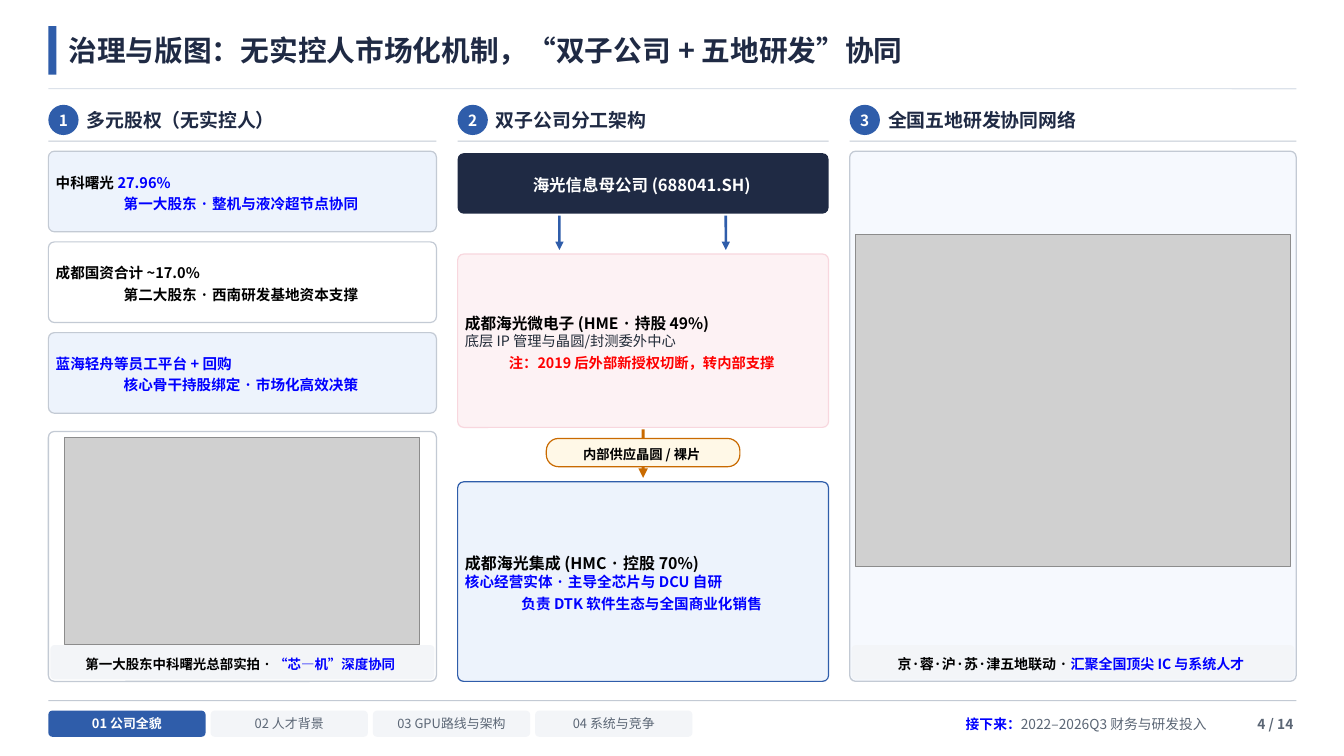
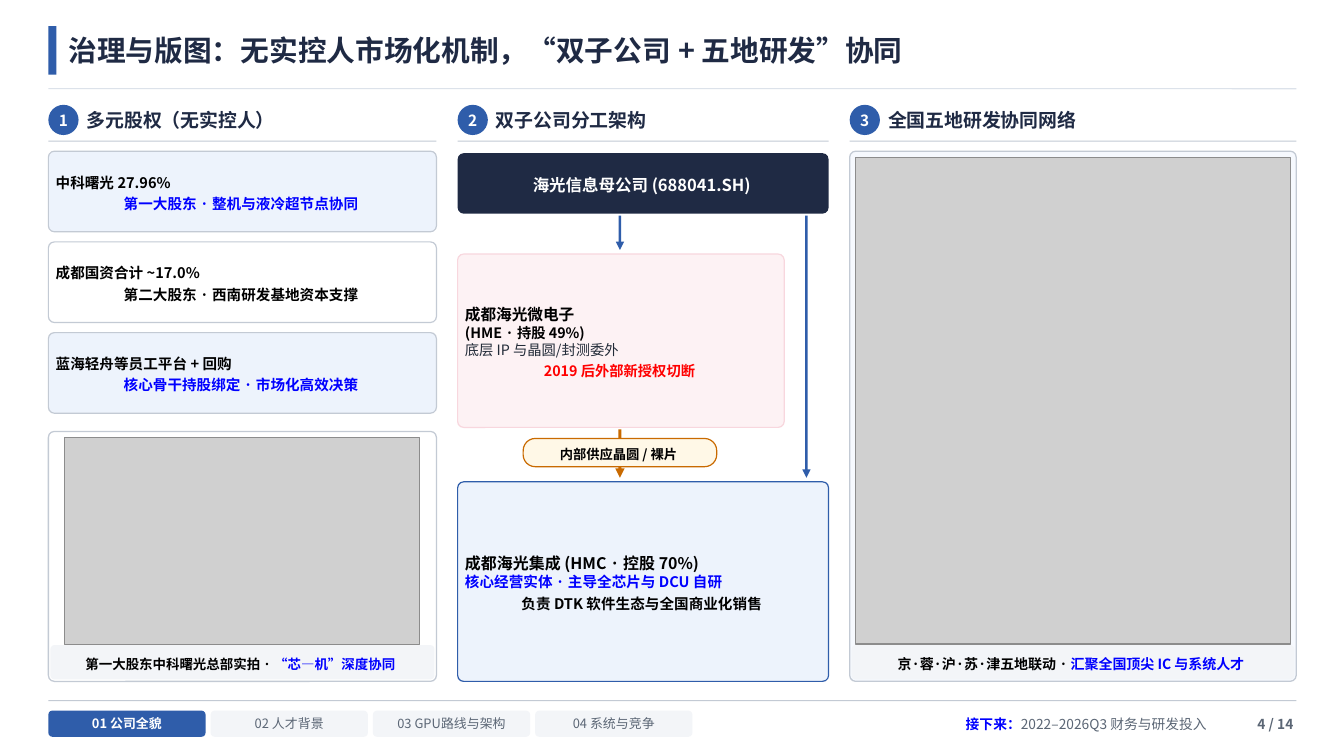
Before and after one commit to zhenghao21/heterollm-sim-4.0.0, a slide deck: slide 4 of docs/presentations/hygon_gpu_research_20261112/海光GPU深度调研报告.pptx. Drawn at 1344x756 pixels with LibreOffice and Linux fonts; fonts in the diff are those of the drawing; grey boxes stand for pictures. Boxes give left, top, right and bottom in pixels: in the first picture for what was removed or moved away, otherwise in the second. Text is boxed around its words. In the diff, an @@ line names an element or a change of style, - is before the commit and + after.

```diff
--- a/docs/presentations/hygon_gpu_research_20261112/海光GPU深度调研报告.pptx
+++ b/docs/presentations/hygon_gpu_research_20261112/海光GPU深度调研报告.pptx
@@ rounded rectangle "中科曙光 27.96% 第一大股东 · 整机与液冷超节点协同" at <box>48,151,437,232</box>: text colour #0000FF to #000000 in "27.96%" @@
@@ picture: place and size @@
-picture at <box>856,235,1291,567</box>
+picture at <box>856,157,1291,644</box>
@@ arrow moved from (560, 216) - (560, 250) to (620, 216) - (620, 250) @@
@@ arrow moved from (726, 216) - (726, 250) to (807, 216) - (807, 478) @@
@@ rounded rectangle "成都海光微电子 (HME · 持股 49%) ...": place and size @@
-rounded rectangle "成都海光微电子 (HME · 持股 49%) ..." at <box>458,254,829,427</box>
+rounded rectangle "成都海光微电子 (HME · 持股 49%) ..." at <box>458,254,784,427</box>
@@ text in rounded rectangle at <box>465,306,695,378</box>: text changed; text colour #FF0000 to #000000 @@
-成都海光微电子 (HME · 持股 49%)
-底层 IP 管理与晶圆/封测委外中心
-注：2019 后外部新授权切断，转内部支撑
+成都海光微电子
+(HME · 持股 49%)
+底层 IP 与晶圆/封测委外
+2019 后外部新授权切断
@@ rounded rectangle "蓝海轻舟等员工平台 + 回购 核心骨干持股绑定 · ..." at <box>48,333,437,413</box>: text colour #0000FF to #000000 in "蓝海轻舟等员工平台 + 回购" @@
@@ rounded rectangle "内部供应晶圆 / 裸片": place and size @@
-rounded rectangle "内部供应晶圆 / 裸片" at <box>546,439,740,467</box>
+rounded rectangle "内部供应晶圆 / 裸片" at <box>523,439,717,467</box>
@@ arrow moved from (643, 430) - (643, 478) to (620, 430) - (620, 478) @@
@@ rounded rectangle "成都海光集成 (HMC · 控股 70%) ..." at <box>458,482,829,682</box>: text colour #0000FF to #000000 in "负责 DTK 软件生态与全国商业化销售" @@
```
Also in this commit, not shown: 9 other slides changed, 32 other files.
